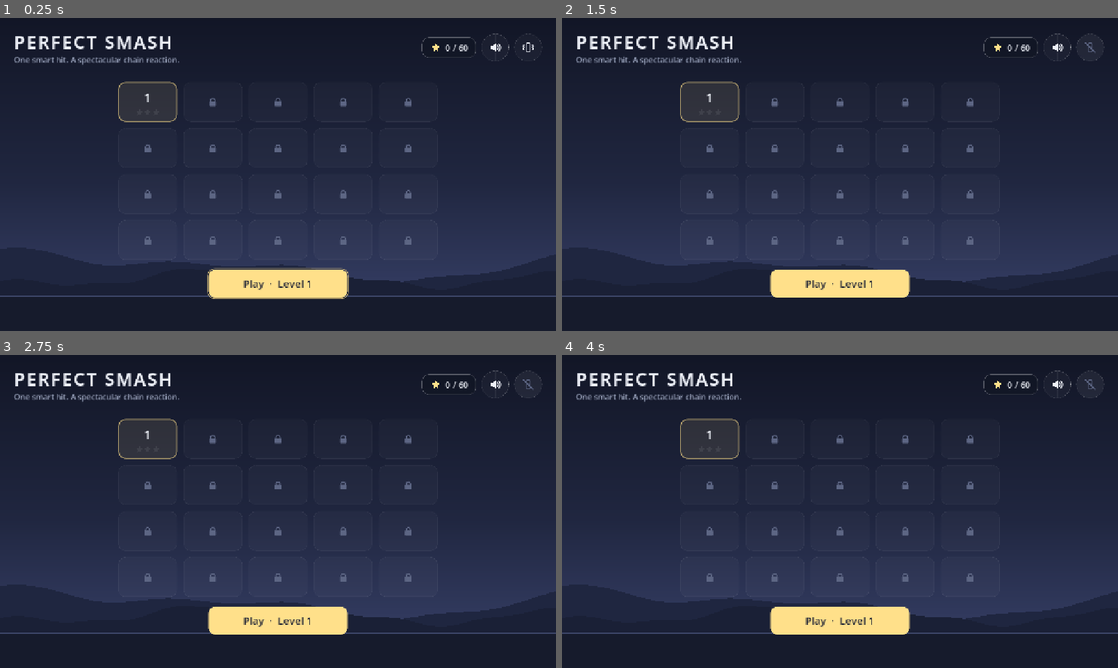
Above: before the commit, frames 1-4 (two rows, left to right).
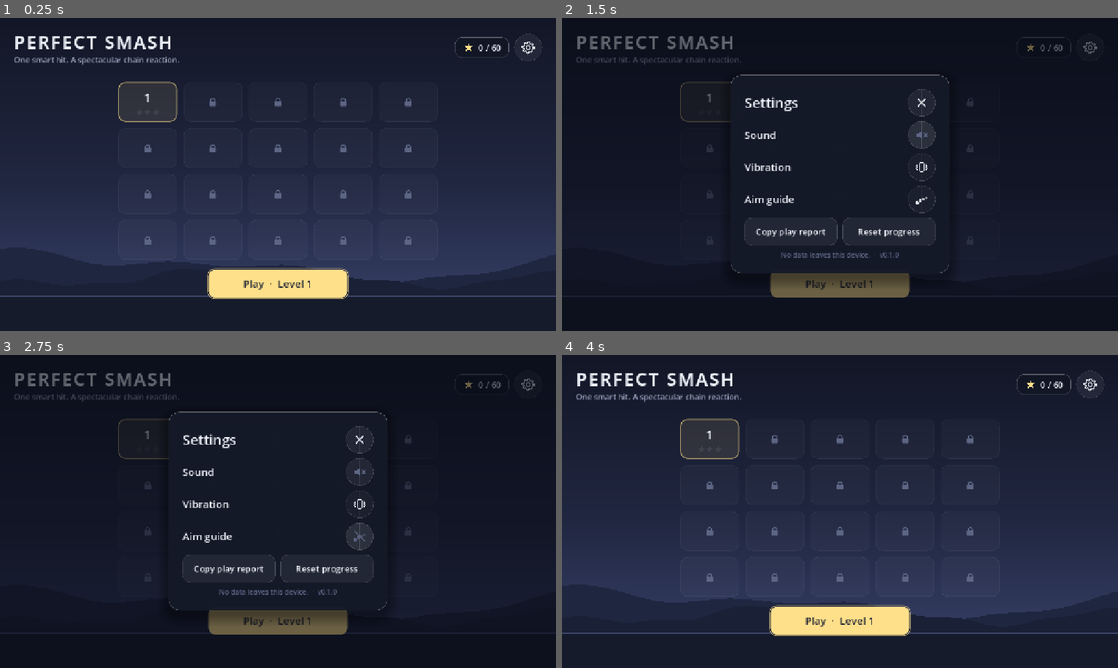
Above: after the commit, the same moments.

Repository: ranababu1/perfectsmash
Game: Godot game, scene res://scenes/main.tscn
Same seed, same stepped clock (60 frames per second), same inputs: the game is played once before the commit and once after it.
Inputs (mouse positions are in pixels of both pictures, inside the frame that each line leads up to):
- Up to frame 1 (0.25 s): no input
- Up to frame 2 (1.5 s): click (1090, 46) at 0.52 s; click (923, 133) at 1.27 s
- Up to frame 3 (2.75 s): click (361, 536) at 2.02 s
- Up to frame 4 (4 s): click (890, 567) at 2.75 s, where only the run after the commit has a clickable "Reset progress"; click (890, 567) at 3.5 s, where only the run after the commit has a clickable "Tap again to reset"

The runs differ from the first frame. In frame 1, 0.3% of the frame differs, in the area x 75-97%, y 4-14%; in frame 2, 43%, in the area x 0-100%, y 4-90%; in frame 3, 43%; in frame 4, 0.5%.

Commit message:
Settings panel: aim guide toggle, play-test report copy, progress reset; runner fails broken suites

Diff:
--- a/scripts/core/progress_data.gd
+++ b/scripts/core/progress_data.gd
@@ -60,6 +60,12 @@
 		current.best_shots = shots_used
 		improved = true
 	return improved
+
+
+## Clears results and play-test stats; settings are kept.
+func reset_progress() -> void:
+	level_results.clear()
+	level_stats.clear()
 
 
 ## Adds one to a play-test counter (one of STAT_KEYS) for a level.
--- a/scripts/game/aim_controller.gd
+++ b/scripts/game/aim_controller.gd
@@ -14,6 +14,8 @@
 const BALL_PULL_FACTOR := 0.35
 
 var session: GameSession
+## Draws the short trajectory preview while aiming (the "Aim guide" setting).
+var show_guide := true
 var _dragging := false
 var _drag_start := Vector2.ZERO
 var _drag_current := Vector2.ZERO
@@ -77,7 +79,8 @@
 	var aiming := pull.length() >= GameConfig.MIN_DRAG_DISTANCE
 	if aiming:
 		draw_line(fork_left, ball, BAND_COLOR, BAND_WIDTH, true)
-		_draw_preview(origin, velocity_for_pull(pull))
+		if show_guide:
+			_draw_preview(origin, velocity_for_pull(pull))
 	ProjectileBody.draw_ball(self, ball)
 	if aiming:
 		draw_line(fork_right, ball, BAND_COLOR, BAND_WIDTH, true)
--- a/scripts/main.gd
+++ b/scripts/main.gd
@@ -10,6 +10,7 @@
 var audio: AudioService
 var _menu: MenuScreen
 var _game: GameScreen
+var _settings: SettingsPanel
 var _level_index := -1
 var _fade: ColorRect
 
@@ -66,6 +67,8 @@
 
 
 func _handle_back() -> void:
+	if close_settings():
+		return
 	if _game != null:
 		_game.handle_back()
 	elif OS.get_name() == "Android":
@@ -77,10 +80,57 @@
 	_menu = MenuScreen.new(catalog, progress)
 	_menu.theme = UiKit.make_theme()
 	_menu.level_selected.connect(_start_level)
-	_menu.sound_toggled.connect(_set_sound)
-	_menu.vibration_toggled.connect(_set_vibration)
+	_menu.settings_pressed.connect(_open_settings)
 	add_child(_menu)
 	_reveal()
+
+
+func _open_settings() -> void:
+	if _menu == null or _settings != null:
+		return
+	audio.play("click")
+	_settings = SettingsPanel.new(progress)
+	_settings.theme = _menu.theme
+	_settings.setting_changed.connect(_apply_setting)
+	_settings.copy_report_pressed.connect(_copy_report)
+	_settings.reset_confirmed.connect(_reset_progress)
+	_settings.closed.connect(close_settings)
+	_menu.add_child(_settings)
+
+
+## Returns true if a settings panel was open (used by the back button).
+func close_settings() -> bool:
+	if _settings == null:
+		return false
+	_settings.queue_free()
+	_settings = null
+	audio.play("click")
+	return true
+
+
+func _apply_setting(key: String, enabled: bool) -> void:
+	match key:
+		"sound":
+			_set_sound(enabled)
+		"vibration":
+			_set_vibration(enabled)
+		"aim_guide":
+			_set_aim_guide(enabled)
+		_:
+			push_error("Unknown setting '%s'" % key)
+
+
+func _copy_report() -> void:
+	var version := str(ProjectSettings.get_setting("application/config/version", "?"))
+	DisplayServer.clipboard_set(progress.playtest_report(catalog.ids(), version))
+	if _settings != null:
+		_settings.show_status("Report copied. Paste it into a message to the developer.")
+
+
+func _reset_progress() -> void:
+	progress.reset_progress()
+	save.save_progress(progress)
+	_show_menu()
 
 
 func _start_level(index: int) -> void:
@@ -93,6 +143,8 @@
 		_game.level_won.connect(_on_level_won)
 		_game.sound_toggled.connect(_set_sound)
 		_game.vibration_toggled.connect(_set_vibration)
+		_game.aim_guide_toggled.connect(_set_aim_guide)
+		_game.stat_counted.connect(_count_stat)
 		add_child(_game)
 	_level_index = index
 	_game.start(catalog.levels[index], index + 1, index + 1 < catalog.levels.size())
@@ -102,6 +154,16 @@
 func _on_level_won(level_id: String, stars: int, shots_used: int) -> void:
 	if progress.record_win(level_id, stars, shots_used):
 		save.save_progress(progress)
+
+
+func _count_stat(level_id: String, key: String) -> void:
+	progress.count_stat(level_id, key)
+	save.save_progress(progress)
+
+
+func _set_aim_guide(enabled: bool) -> void:
+	progress.aim_guide_enabled = enabled
+	save.save_progress(progress)
 
 
 func _set_sound(enabled: bool) -> void:
@@ -123,3 +185,4 @@
 			screen.queue_free()
 	_menu = null
 	_game = null
+	_settings = null
--- a/scripts/ui/game_screen.gd
+++ b/scripts/ui/game_screen.gd
@@ -7,6 +7,9 @@
 signal level_won(level_id: String, stars: int, shots_used: int)
 signal sound_toggled(enabled: bool)
 signal vibration_toggled(enabled: bool)
+signal aim_guide_toggled(enabled: bool)
+## A play-test counter changed for the current level (key is one of ProgressData.STAT_KEYS).
+signal stat_counted(level_id: String, key: String)
 
 const RESULT_DELAY := 0.5
 const VIBRATE_TARGET_MS := 35
@@ -65,6 +68,8 @@
 	hud.next_pressed.connect(_on_next)
 	hud.sound_toggled.connect(sound_toggled.emit)
 	hud.vibration_toggled.connect(vibration_toggled.emit)
+	hud.aim_guide_toggled.connect(_on_aim_guide_toggled)
+	session.shot_resolved.connect(_on_shot_resolved)
 	hud.star_revealed.connect(func(_i: int) -> void: audio.play("click"))
 	for b in [hud.pause_pressed, hud.resume_pressed, hud.restart_pressed, hud.menu_pressed, hud.next_pressed]:
 		b.connect(func() -> void: audio.play("click"))
@@ -77,7 +82,9 @@
 	session.setup(def)
 	hud.set_level(def, number)
 	aim.cancel()
+	aim.show_guide = progress.aim_guide_enabled
 	_clear_effects()
+	stat_counted.emit(def.id, "attempts")
 
 
 func restart() -> void:
@@ -87,6 +94,7 @@
 	aim.cancel()
 	_clear_effects()
 	session.restart()
+	stat_counted.emit(session.definition.id, "attempts")
 
 
 func pause() -> void:
@@ -94,7 +102,7 @@
 		return
 	aim.cancel()
 	get_tree().paused = true
-	hud.show_pause(progress.sound_enabled, progress.vibration_enabled)
+	hud.show_pause(progress.sound_enabled, progress.vibration_enabled, progress.aim_guide_enabled)
 
 
 func resume() -> void:
@@ -128,8 +136,19 @@
 	_spawn_burst.call_deferred(at, Palette.GLASS_EDGE, 44.0)
 
 
+func _on_aim_guide_toggled(enabled: bool) -> void:
+	aim.show_guide = enabled
+	aim_guide_toggled.emit(enabled)
+
+
+func _on_shot_resolved(timed_out: bool) -> void:
+	if timed_out:
+		stat_counted.emit(session.definition.id, "timeouts")
+
+
 func _on_finished(won: bool, stars: int, shots_used: int) -> void:
 	var attempt := _attempt
+	stat_counted.emit(session.definition.id, "wins" if won else "losses")
 	if won:
 		level_won.emit(session.definition.id, stars, shots_used)
 	await get_tree().create_timer(RESULT_DELAY).timeout
--- a/scripts/ui/hud.gd
+++ b/scripts/ui/hud.gd
@@ -10,6 +10,7 @@
 signal next_pressed
 signal sound_toggled(enabled: bool)
 signal vibration_toggled(enabled: bool)
+signal aim_guide_toggled(enabled: bool)
 ## Emitted as each result star appears, so the screen can play a sound for it.
 signal star_revealed(index: int)
 
@@ -114,7 +115,7 @@
 		_overlay = null
 
 
-func show_pause(sound_on: bool, vibration_on: bool) -> void:
+func show_pause(sound_on: bool, vibration_on: bool, aim_guide_on: bool = true) -> void:
 	var box := _open_panel("Paused", "")
 	var resume := UiKit.primary_button("Resume", UiKit.PANEL_WIDTH)
 	resume.pressed.connect(resume_pressed.emit)
@@ -134,8 +135,13 @@
 	vibration.tooltip_text = "Vibration"
 	vibration.button_pressed = vibration_on
 	vibration.toggled.connect(vibration_toggled.emit)
+	var guide := UiKit.icon_button("aim", "aim_off")
+	guide.tooltip_text = "Aim guide"
+	guide.button_pressed = aim_guide_on
+	guide.toggled.connect(aim_guide_toggled.emit)
 	toggles.add_child(sound)
 	toggles.add_child(vibration)
+	toggles.add_child(guide)
 	box.add_child(_spacer(4))
 	box.add_child(toggles)
 	UiKit.focus_default(resume)
--- a/scripts/ui/icon.gd
+++ b/scripts/ui/icon.gd
@@ -82,3 +82,24 @@
 				draw_line(p.call(4, 4), p.call(20, 20), color, w, true)
 		"star":
 			draw_colored_polygon(StarRow.star_points(p.call(12, 12.5), 9.0 * s), color)
+		"settings":
+			# Gear outline with a round hub; outlines keep it legible on any button background.
+			var points := PackedVector2Array()
+			var teeth := 8
+			for i in teeth * 4 + 1:
+				var a := TAU * (i % (teeth * 4)) / (teeth * 4) - PI / 2.0
+				var r := 9.5 if (i % 4) < 2 else 7.0
+				points.append(p.call(12, 12) + Vector2.from_angle(a) * r * s)
+			draw_polyline(points, color, w * 0.9, true)
+			draw_arc(p.call(12, 12), 3.0 * s, 0, TAU, 20, color, w * 0.9, true)
+		"aim", "aim_off":
+			# Launch arc made of dots fading out, as the trajectory preview looks in play.
+			for i in 4:
+				var t := i / 3.0
+				var at: Vector2 = p.call(4.5 + t * 15.0, 18.0 - t * 14.0 + t * t * 6.0)
+				draw_circle(at, (2.6 - t * 0.8) * s, Color(color, 1.0 - t * 0.45), true, -1.0, true)
+			if kind == "aim_off":
+				draw_line(p.call(4, 4), p.call(20, 20), color, w, true)
+		"close":
+			draw_line(p.call(6.5, 6.5), p.call(17.5, 17.5), color, w * 1.1, true)
+			draw_line(p.call(17.5, 6.5), p.call(6.5, 17.5), color, w * 1.1, true)
--- a/scripts/ui/menu_screen.gd
+++ b/scripts/ui/menu_screen.gd
@@ -4,8 +4,7 @@
 ## The next level to play is highlighted and reachable in one tap via "Continue".
 
 signal level_selected(index: int)
-signal sound_toggled(enabled: bool)
-signal vibration_toggled(enabled: bool)
+signal settings_pressed
 
 const COLUMNS := 5
 const TILE_SIZE := Vector2(136, 92)
@@ -60,6 +59,11 @@
 		row.add_child(play)
 		column.add_child(row)
 		UiKit.focus_default(play)
+	else:
+		var done := UiKit.label("Every level cleared. Replay any level to chase three stars.", 20, Palette.TEXT_DIM)
+		if progress.total_stars() == catalog.levels.size() * ScoreRules.MAX_STARS:
+			done.text = "Perfect run: every level cleared with three stars."
+		column.add_child(done)
 	UiKit.animate_in(content, 10.0)
 
 
@@ -106,17 +110,12 @@
 	stars.add_child(star_row)
 	bar.add_child(stars)
 
-	var sound := UiKit.icon_button("sound", "sound_off")
-	sound.tooltip_text = "Sound"
-	sound.button_pressed = progress.sound_enabled
-	sound.toggled.connect(sound_toggled.emit)
-	var vibration := UiKit.icon_button("vibrate", "vibrate_off")
-	vibration.tooltip_text = "Vibration"
-	vibration.button_pressed = progress.vibration_enabled
-	vibration.toggled.connect(vibration_toggled.emit)
-	for b: Button in [sound, vibration]:
-		b.size_flags_vertical = Control.SIZE_SHRINK_CENTER
-		bar.add_child(b)
+	var settings := UiKit.icon_button("settings")
+	settings.name = "SettingsButton"
+	settings.tooltip_text = "Settings"
+	settings.size_flags_vertical = Control.SIZE_SHRINK_CENTER
+	settings.pressed.connect(settings_pressed.emit)
+	bar.add_child(settings)
 	return bar
 
 
--- /dev/null
+++ b/scripts/ui/settings_panel.gd
@@ -0,0 +1,108 @@
+class_name SettingsPanel
+extends Control
+## Settings overlay opened from the menu: sound, vibration, aim guide, the play-test report and
+## progress reset. Changes are reported through signals; the app root applies and saves them.
+
+signal setting_changed(key: String, enabled: bool)
+signal copy_report_pressed
+signal reset_confirmed
+signal closed
+
+## Seconds the "tap again to reset" confirmation stays armed.
+const RESET_CONFIRM_TIME := 3.0
+
+var progress: ProgressData
+var _status: Label
+var _reset: Button
+var _reset_armed := false
+
+
+func _init(p_progress: ProgressData) -> void:
+	progress = p_progress
+
+
+func _ready() -> void:
+	set_anchors_and_offsets_preset(Control.PRESET_FULL_RECT)
+	mouse_filter = Control.MOUSE_FILTER_IGNORE
+	add_child(UiKit.overlay())
+
+	var panel := PanelContainer.new()
+	panel.custom_minimum_size.x = UiKit.PANEL_WIDTH + 64.0
+	var box := VBoxContainer.new()
+	box.add_theme_constant_override("separation", 10)
+	panel.add_child(box)
+
+	var header := HBoxContainer.new()
+	var title := UiKit.label("Settings", 32, Palette.TEXT)
+	title.horizontal_alignment = HORIZONTAL_ALIGNMENT_LEFT
+	title.size_flags_horizontal = Control.SIZE_EXPAND_FILL
+	header.add_child(title)
+	var close := UiKit.icon_button("close")
+	close.tooltip_text = "Close"
+	close.pressed.connect(closed.emit)
+	header.add_child(close)
+	box.add_child(header)
+
+	box.add_child(_toggle_row("Sound", "sound", "sound_off", "sound", progress.sound_enabled))
+	box.add_child(_toggle_row("Vibration", "vibrate", "vibrate_off", "vibration", progress.vibration_enabled))
+	box.add_child(_toggle_row("Aim guide", "aim", "aim_off", "aim_guide", progress.aim_guide_enabled))
+
+	var actions := HBoxContainer.new()
+	actions.add_theme_constant_override("separation", 12)
+	var copy := UiKit.button("Copy play report", (UiKit.PANEL_WIDTH - 12.0) / 2.0)
+	copy.size_flags_horizontal = Control.SIZE_EXPAND_FILL
+	copy.add_theme_font_size_override("font_size", 20)
+	copy.pressed.connect(copy_report_pressed.emit)
+	_reset = UiKit.button("Reset progress", (UiKit.PANEL_WIDTH - 12.0) / 2.0)
+	_reset.size_flags_horizontal = Control.SIZE_EXPAND_FILL
+	_reset.add_theme_font_size_override("font_size", 20)
+	_reset.pressed.connect(_on_reset_pressed)
+	actions.add_child(copy)
+	actions.add_child(_reset)
+	box.add_child(actions)
+
+	_status = UiKit.label("No data leaves this device.  ·  v%s" % ProjectSettings.get_setting("application/config/version", "?"), 16, Palette.TEXT_FAINT)
+	box.add_child(_status)
+
+	var center := UiKit.centered(panel)
+	add_child(center)
+	UiKit.animate_in(center)
+	UiKit.focus_default(close)
+
+
+## Shows a short confirmation under the buttons (e.g. "Report copied").
+func show_status(text: String) -> void:
+	_status.text = text
+	_status.add_theme_color_override("font_color", Palette.TEXT_DIM)
+
+
+func _toggle_row(text: String, on_icon: String, off_icon: String, key: String, enabled: bool) -> Control:
+	var row := HBoxContainer.new()
+	row.add_theme_constant_override("separation", 16)
+	var label := UiKit.label(text, 24, Palette.TEXT)
+	label.horizontal_alignment = HORIZONTAL_ALIGNMENT_LEFT
+	label.size_flags_horizontal = Control.SIZE_EXPAND_FILL
+	row.add_child(label)
+	var toggle := UiKit.icon_button(on_icon, off_icon)
+	toggle.name = "Toggle_" + key
+	toggle.tooltip_text = text
+	toggle.button_pressed = enabled
+	toggle.toggled.connect(func(on: bool) -> void: setting_changed.emit(key, on))
+	row.add_child(toggle)
+	return row
+
+
+## Reset needs two taps: the first arms it for a few seconds, the second wipes progress.
+func _on_reset_pressed() -> void:
+	if _reset_armed:
+		_reset_armed = false
+		_reset.text = "Reset progress"
+		reset_confirmed.emit()
+		show_status("Progress reset.")
+		return
+	_reset_armed = true
+	_reset.text = "Tap again to reset"
+	get_tree().create_timer(RESET_CONFIRM_TIME).timeout.connect(func() -> void:
+		if is_instance_valid(_reset) and _reset_armed:
+			_reset_armed = false
+			_reset.text = "Reset progress")
--- a/tests/run_tests.gd
+++ b/tests/run_tests.gd
@@ -32,7 +32,8 @@
 	var start := Time.get_ticks_msec()
 	for path: String in suites:
 		var script: GDScript = load(path)
-		if script == null:
+		# A suite with a parse error still loads as a GDScript but has no methods; count it as failed.
+		if script == null or not script.can_instantiate():
 			printerr("FAIL could not load suite %s" % path)
 			failed += 1
 			continue
--- a/tests/test_ui_flow.gd
+++ b/tests/test_ui_flow.gd
@@ -123,3 +123,95 @@
 	main.queue_free()
 	await tree.process_frame
 	tree.paused = false
+
+
+func test_settings_panel_toggles_persist_and_back_closes() -> void:
+	var main: Node = await _make_main()
+	await tree.process_frame
+	main._open_settings()
+	await tree.process_frame
+	var panel: SettingsPanel = main._settings
+	assert_true(panel != null, "settings opened")
+	var guide: Button = panel.find_child("Toggle_aim_guide", true, false)
+	assert_true(guide != null and guide.button_pressed, "aim guide shown as on")
+	guide.button_pressed = false
+	var sound: Button = panel.find_child("Toggle_sound", true, false)
+	sound.button_pressed = false
+	var reloaded := SaveService.new(TEST_SAVE).load_progress()
+	assert_false(reloaded.aim_guide_enabled, "aim guide off persisted")
+	assert_false(reloaded.sound_enabled, "sound off persisted")
+	assert_false(main.audio.enabled, "audio muted immediately")
+	main._handle_back()
+	await tree.process_frame
+	assert_true(main._settings == null, "back closes settings")
+	assert_true(main._menu != null, "still on the menu")
+
+	main._start_level(0)
+	await tree.process_frame
+	assert_false(main._game.aim.show_guide, "level uses the saved aim guide setting")
+	main.queue_free()
+	await tree.process_frame
+	DirAccess.remove_absolute(ProjectSettings.globalize_path(TEST_SAVE))
+
+
+func test_reset_progress_clears_results_keeps_settings() -> void:
+	var main: Node = await _make_main()
+	await tree.process_frame
+	main.progress.record_win(main.catalog.ids()[0], 3, 1)
+	main.progress.vibration_enabled = false
+	main._open_settings()
+	await tree.process_frame
+	main._settings.reset_confirmed.emit()
+	await tree.process_frame
+	var reloaded := SaveService.new(TEST_SAVE).load_progress()
+	assert_eq(reloaded.total_stars(), 0, "results cleared")
+	assert_false(reloaded.vibration_enabled, "settings kept")
+	assert_true(main._settings == null, "menu rebuilt without the panel")
+	main.queue_free()
+	await tree.process_frame
+	DirAccess.remove_absolute(ProjectSettings.globalize_path(TEST_SAVE))
+
+
+## Lifecycle (plan M4): backgrounding pauses play, back toggles the pause menu, and restarts/losses
+## are counted in the local play-test stats.
+func test_background_back_and_stats() -> void:
+	var main: Node = await _make_main()
+	await tree.process_frame
+	main._start_level(0)
+	await tree.process_frame
+	var game: GameScreen = main._game
+	var id: String = main.catalog.ids()[0]
+	assert_eq(main.progress.stat(id, "attempts"), 1, "start counts an attempt")
+
+	main.notification(Node.NOTIFICATION_APPLICATION_FOCUS_OUT)
+	assert_true(tree.paused, "losing focus pauses")
+	assert_true(game.hud.has_overlay(), "pause menu shown")
+	main._handle_back()
+	assert_false(tree.paused, "back resumes from pause")
+	main._handle_back()
+	assert_true(tree.paused, "back opens pause during play")
+	game.resume()
+	main.notification(Node.NOTIFICATION_APPLICATION_PAUSED)
+	assert_true(tree.paused, "app pause (Android background) pauses")
+	game.restart()
+	assert_false(tree.paused, "restart unpauses")
+	assert_eq(main.progress.stat(id, "attempts"), 2, "restart counts an attempt")
+
+	# Use every shot on a harmless miss straight down-left to lose.
+	var budget: int = main.catalog.levels[0].shots
+	for i in budget:
+		while not game.session.can_launch():
+			await tree.physics_frame
+		game.session.launch(Vector2(-300, 50))
+	var frames := 0
+	while not game.session.rules.is_finished() and frames < 1500:
+		await tree.physics_frame
+		frames += 1
+	assert_eq(game.session.rules.phase, SessionRules.Phase.LOST, "misses lose")
+	var reloaded := SaveService.new(TEST_SAVE).load_progress()
+	assert_eq(reloaded.stat(id, "losses"), 1, "loss counted and saved")
+	assert_eq(reloaded.stat(id, "attempts"), 2)
+	main.queue_free()
+	await tree.process_frame
+	tree.paused = false
+	DirAccess.remove_absolute(ProjectSettings.globalize_path(TEST_SAVE))
--- a/tools/capture_screens.gd
+++ b/tools/capture_screens.gd
@@ -32,6 +32,10 @@
 	root.add_child(main)
 	await _settle(20)
 	await _shot("menu")
+	main._open_settings()
+	await _settle(30)
+	await _shot("settings")
+	main.close_settings()
 
 	main._start_level(level)
 	await _settle(60)
Not shown, added: scripts/ui/settings_panel.gd.uid
Not shown, added: tools/physics_report.gd.uid
